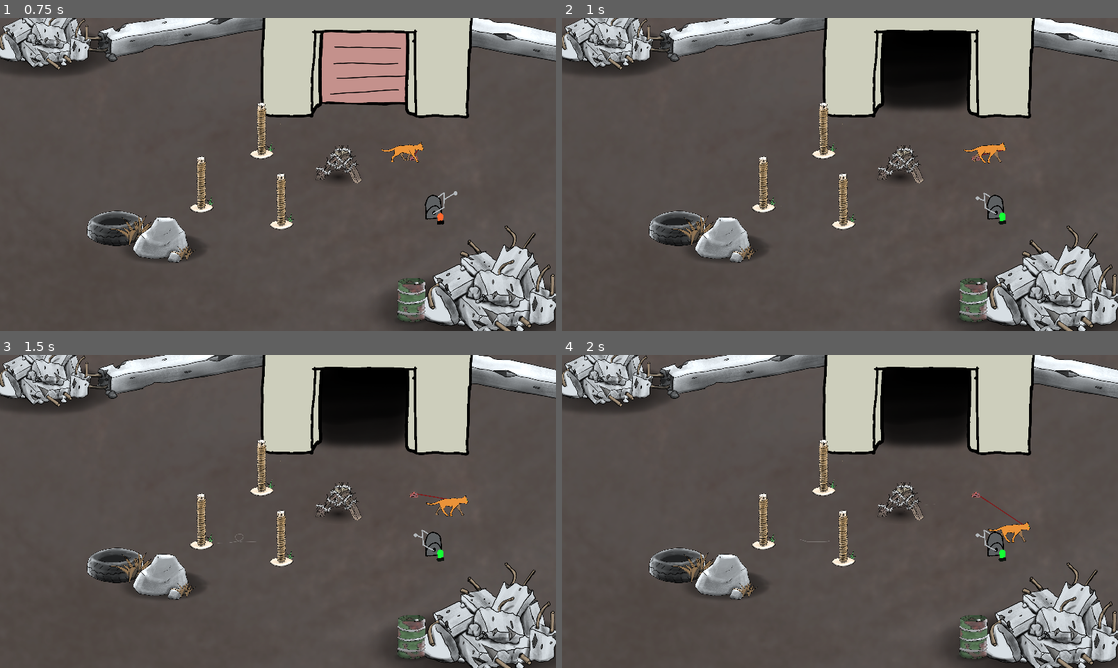
Above: before the commit, frames 1-4 (two rows, left to right).
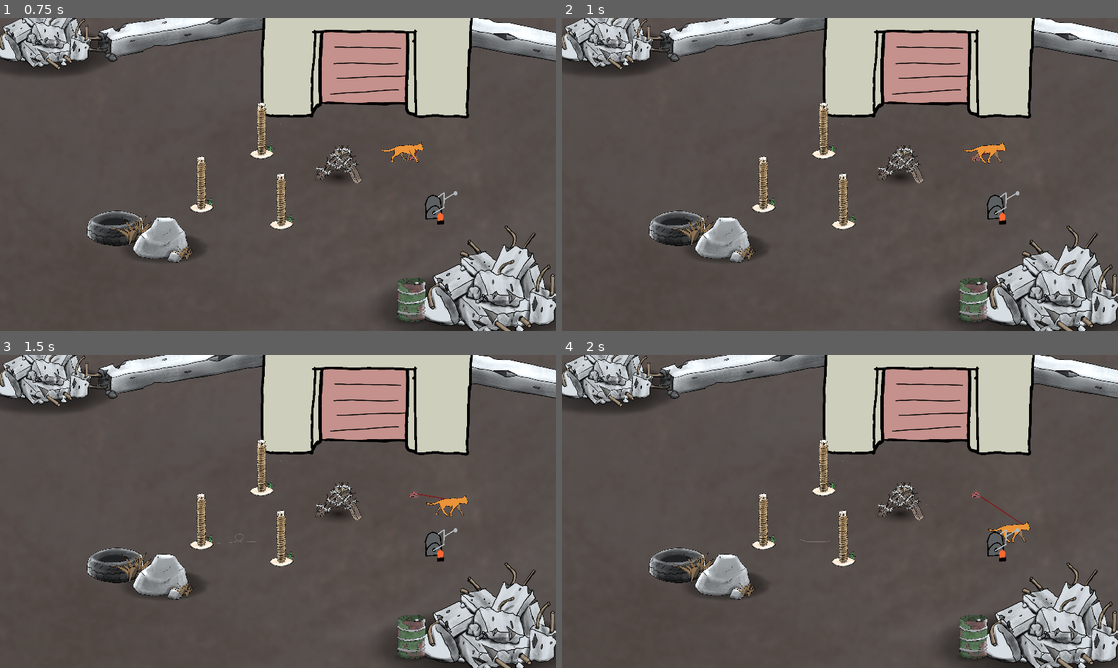
Above: after the commit, the same moments.

Repository: Flodurs/Godotwildjam63
Game: Godot game, scene res://szenen/Levels/level_1.tscn
Two runs of this game, one before a commit and one after it. Both use one fixed random seed, a clock stepped at 60 frames per second and the inputs below.
Inputs:
- Up to frame 1 (0.75 s): tap Enter at 0.5 s; hold D (mRight) from 0.53 s (still down); tap E (wolleInteraktion, bound only before the commit) at 0.6 s
- Up to frame 2 (1 s): keep holding D (mRight)
- Up to frame 3 (1.5 s): release D (mRight) at 1.28 s; hold S (mDown) from 1.28 s (still down); tap E (wolleInteraktion, bound only before the commit) at 1.35 s
- Up to frame 4 (2 s): keep holding S (mDown)

Frame 1 is identical in both runs. In frame 2, 3.7% of the frame differs, in the area x 57-83%, y 4-66%; in frame 3, 3.7%; in frame 4, 3.7%.

Commit message:
lever muss verbunden sein + levelBedingungsframework

Diff:
--- a/project.godot
+++ b/project.godot
@@ -45,7 +45,7 @@
 "events": [Object(InputEventKey,"resource_local_to_scene":false,"resource_name":"","device":-1,"window_id":0,"alt_pressed":false,"shift_pressed":false,"ctrl_pressed":false,"meta_pressed":false,"pressed":false,"keycode":0,"physical_keycode":68,"key_label":0,"unicode":100,"echo":false,"script":null)
 ]
 }
-wolleInteraktion={
+Interaktion={
 "deadzone": 0.5,
 "events": [Object(InputEventKey,"resource_local_to_scene":false,"resource_name":"","device":-1,"window_id":0,"alt_pressed":false,"shift_pressed":false,"ctrl_pressed":false,"meta_pressed":false,"pressed":false,"keycode":0,"physical_keycode":69,"key_label":0,"unicode":101,"echo":false,"script":null)
 ]
--- a/szenen/entitys/katze.gd
+++ b/szenen/entitys/katze.gd
@@ -56,13 +56,14 @@
 
 # Called every frame. 'delta' is the elapsed time since the previous frame.
 func _process(_delta):
-	if Input.is_action_just_pressed("wolleInteraktion"):
+	if Input.is_action_just_pressed("Interaktion"):
 		if(hatWolle):
 			dropWolle()
 			hatWolle = false
 			get_tree().get_nodes_in_group("SeilMain")[0].startWolling()
 		else:
-			hebeaufWolle()
+			if !hebeaufWolle():
+				get_tree().get_nodes_in_group("Schalter")[0].schalter_test($maulPosi.global_position)
 
 func dropWolle():
 	var w = get_tree().get_nodes_in_group("Wolle")
@@ -72,7 +73,7 @@
 	w[0].position = Vector2(posi.x, posi.y + 20)
 	w[0].set_texture(haufen_schmutz)
 
-func hebeaufWolle():
+func hebeaufWolle() -> bool:
 	var w = get_tree().get_nodes_in_group("Wolle")
 	var posi = w[0].global_position
 	var mPos = $kneulPosi.global_position
@@ -83,3 +84,6 @@
 		w[0].set_texture(kneul_schmutz)
 		hatWolle = true
 		get_tree().get_nodes_in_group("SeilMain")[0].stopWolling()
+		return true
+	else:
+		return false
--- a/szenen/objekte/door.gd
+++ b/szenen/objekte/door.gd
@@ -1,5 +1,15 @@
 extends StaticBody2D
+
+var canBeOpened:bool = false
 
 func open():
 	$AnimatedSprite.frame = 1
 	$CollisionShape2D.disabled = true
+
+func close():
+	$AnimatedSprite.frame = 0
+	$CollisionShape2D.disabled = false
+
+
+func _on_openeable_timeout():
+	canBeOpened = true
--- a/szenen/objekte/door.tscn
+++ b/szenen/objekte/door.tscn
@@ -41,3 +41,8 @@
 position = Vector2(-6, -4)
 rotation = 1.5708
 scale = Vector2(1.951, 1.951)
+
+[node name="openeable" type="Timer" parent="."]
+autostart = true
+
+[connection signal="timeout" from="openeable" to="." method="_on_openeable_timeout"]
--- a/szenen/objekte/schalter.gd
+++ b/szenen/objekte/schalter.gd
@@ -11,10 +11,22 @@
 
 func schalter_triggered():
 	$AnimatedSprite2D.frame = 0
-	get_tree().get_nodes_in_group("Door")[0].open()
+	if isConnected && get_tree().get_nodes_in_group("Door")[0].canBeOpened:
+		get_tree().get_nodes_in_group("Door")[0].open()
+	else:
+		$AnimatedSprite2D.frame = 1
+		get_tree().get_nodes_in_group("Door")[0].close()
+
+func schalter_test(katzPos):
+	if (katzPos- position).length() < 100:
+		schalter_triggered()
 
 func update():
+	pass
+
+func isConnectNoMore():
 	isConnected = false
+	schalter_triggered()
 
-func _on_timer_timeout():
-	schalter_triggered()
+#func _on_timer_timeout():
+#	schalter_triggered()
--- a/szenen/objekte/schalter.tscn
+++ b/szenen/objekte/schalter.tscn
@@ -61,7 +61,6 @@
 [node name="hitBox_center" type="Marker2D" parent="."]
 position = Vector2(34, 138)
 
-[connection signal="timeout" from="Timer" to="." method="_on_timer_timeout"]
 [connection signal="area_entered" from="colArea1" to="colArea1" method="_on_area_entered"]
 [connection signal="area_entered" from="colArea2" to="colArea2" method="_on_area_entered"]
 [connection signal="area_entered" from="colArea3" to="colArea3" method="_on_area_entered"]
--- a/szenen/objekte/seil.gd
+++ b/szenen/objekte/seil.gd
@@ -83,7 +83,19 @@
 	else:
 		$dynLine.set_point_position(0, get_tree().get_nodes_in_group("Wolle")[0].global_position)
 
-	pil.update()
+	var schalterCon = true
+	for g in pil.get_groups():
+		if  g == "Pillar":
+			pil.update()
+			break
+		else: if g == "Schalter":
+			schalterCon = false
+			for i in conList:
+				for group in i.get_parent().get_groups():
+					if group =="Schalter":
+						schalterCon = true
+	if !schalterCon:
+		pil.isConnectNoMore()
 
 func _on_col_timer_timeout():
 	canAtt = true
--- a/szenen/objekte/spiked_barricade.gd
+++ b/szenen/objekte/spiked_barricade.gd
@@ -9,5 +9,6 @@
 			await $cutTimer.timeout
 			area.on_wireCut()
 #			print("CUT!!")
+
 			for schalter in get_tree().get_nodes_in_group("Schalter"):
-				schalter.isConnected = false
+				schalter.isConnectNoMore()
Not shown: 1 places in szenen/entitys/katze.tscn that only renumber resources
